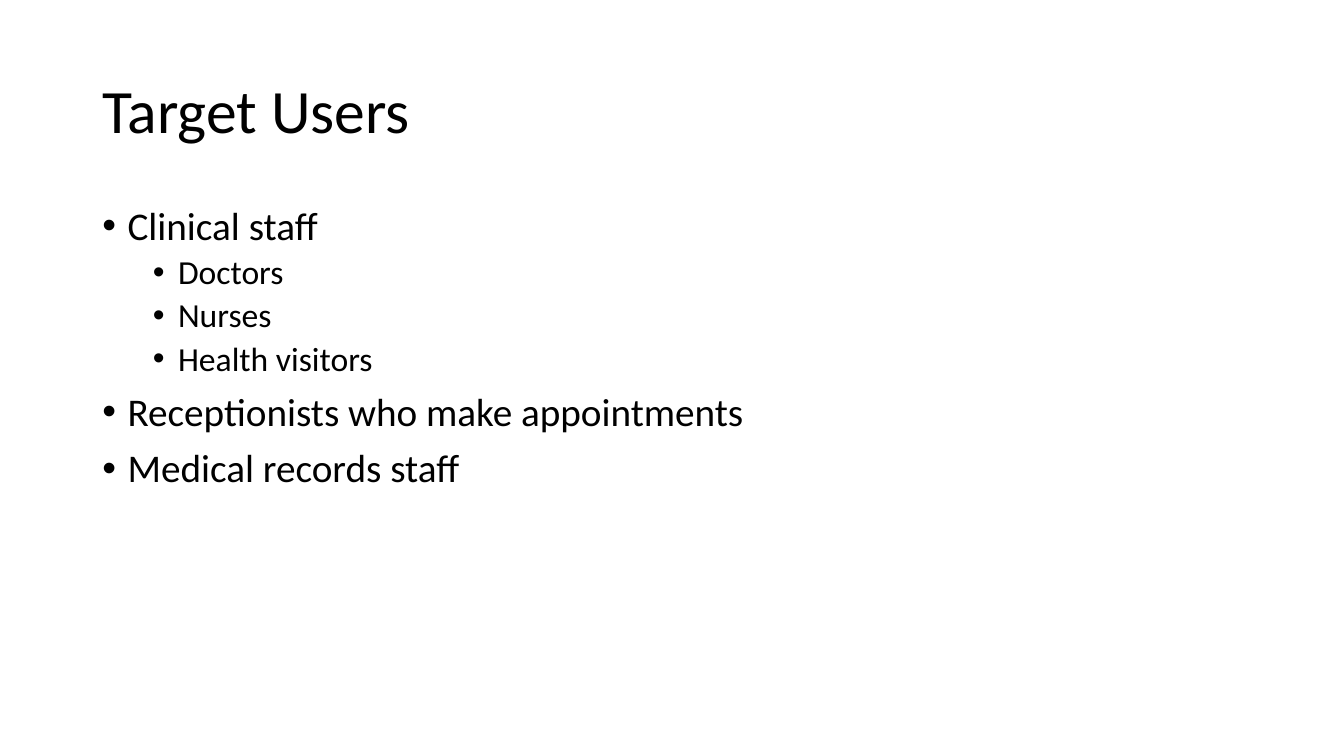
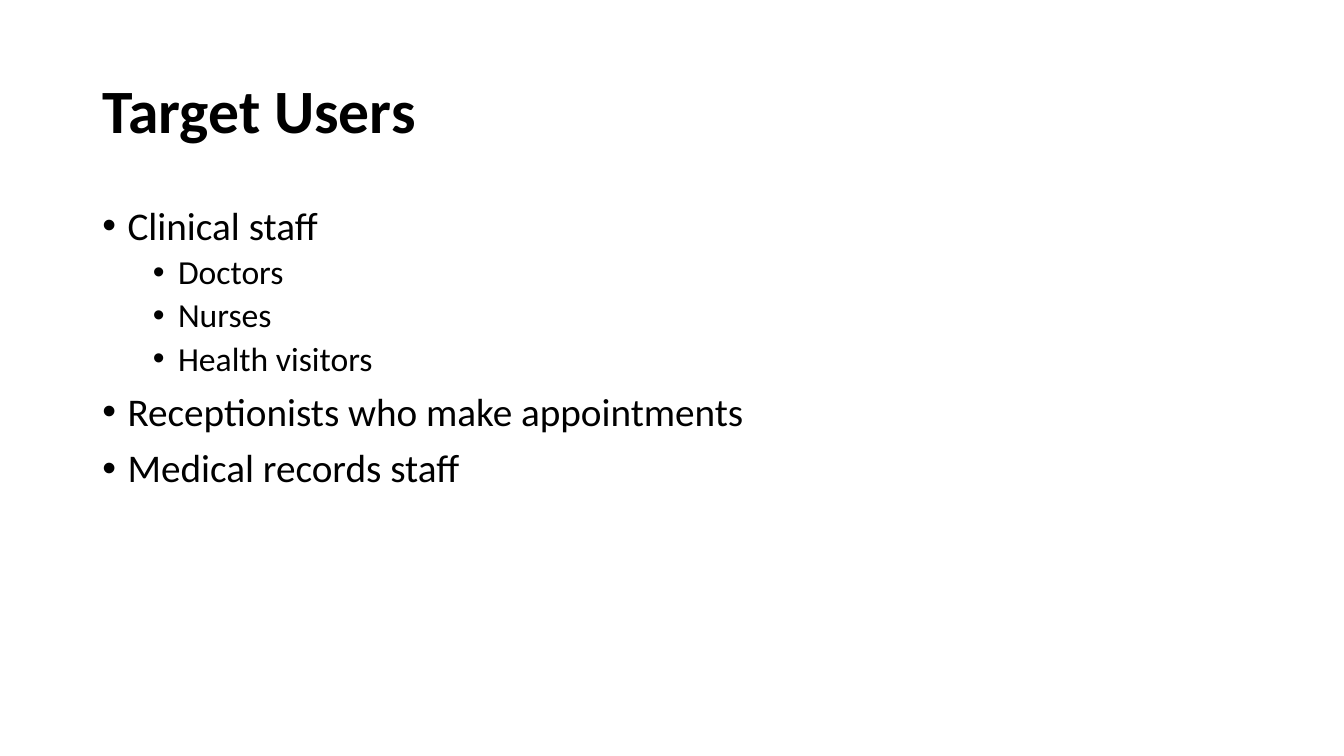
Before and after one commit to tomia1/ch.bfh.btx8081.w2016.red, a slide deck: slide 3 of doc/task1/red_task1.pptx. Drawn at 1344x756 pixels with LibreOffice and Linux fonts; fonts in the diff are those of the drawing. Boxes give left, top, right and bottom in pixels: in the first picture for what was removed or moved away, otherwise in the second. Text is boxed around its words. In the diff, an @@ line names an element or a change of style, - is before the commit and + after.

```diff
--- a/doc/task1/red_task1.pptx
+++ b/doc/task1/red_task1.pptx
@@ title "Target Users" at [102, 93, 415, 144]: bold on @@
```
Also in this commit, not shown: 3 other slides changed.
